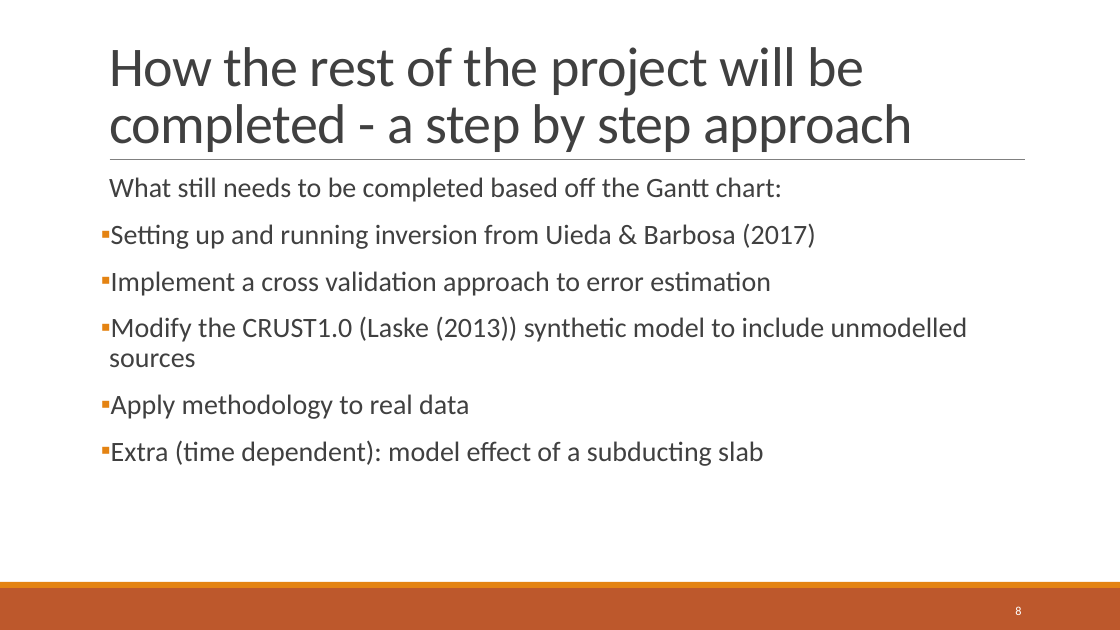
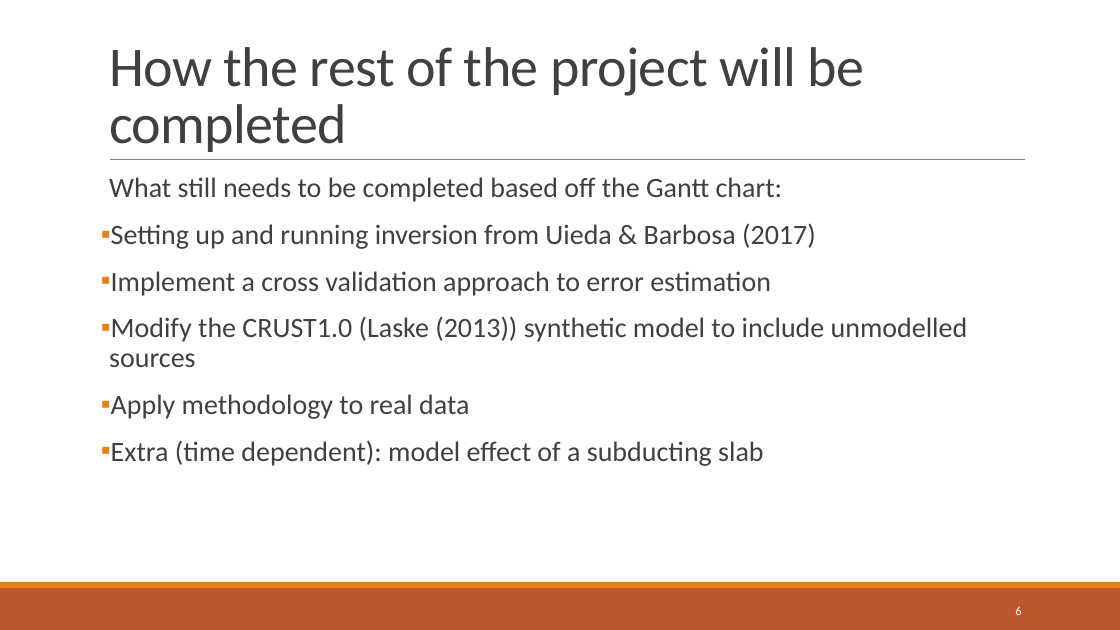
Before and after one commit to compgeolab/dissertation-moho-uncertainty, a slide deck: slide 6 of presentation/Project presentation.pptx (slide 8 before the commit). Drawn at 1120x630 pixels with LibreOffice and Linux fonts; fonts in the diff are those of the drawing. Boxes give left, top, right and bottom in pixels: in the first picture for what was removed or moved away, otherwise in the second. Text is boxed around its words. In the diff, an @@ line names an element or a change of style, - is before the commit and + after.

```diff
--- a/presentation/Project presentation.pptx
+++ b/presentation/Project presentation.pptx
@@ title at [109,47,865,152]: text changed @@
-How the rest of the project will be completed - a step by step approach
+How the rest of the project will be completed
```
Also in this commit, not shown: 10 other slides changed, 2 slides added, 4 slides removed.
